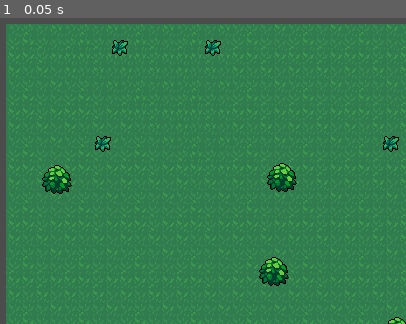
Above: before the commit, frame 1.
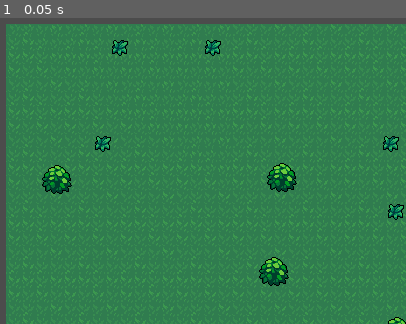
Above: after the commit, the same moment.

Repository: Rinkachirukuki/CityGame
Game: Godot game, scene res://Game/Game.tscn
Same seed, same stepped clock (60 frames per second), same inputs: the game is played once before the commit and once after it. This scene is started directly instead of the project's main scene.
Inputs:
- Up to frame 1 (0.05 s): no input

The runs differ from the first frame. In frame 1, 0.2% of the frame differs, in the area x 95-100%, y 60-67%.
Error in both runs: Invalid get index '3' (on base: 'Array'). (res://Network/network.gd:22)

Commit message:
Shuriken rework

Diff:
--- a/Lobby/Lobby.gd
+++ /dev/null
@@ -1,23 +0,0 @@
-extends Node2D
-
-func _ready():
-	get_tree().connect("network_peer_connected", self,"_player_connected")
-
-
-func _on_ButtonHost_pressed():
-	var net = NetworkedMultiplayerENet.new();
-	net.create_server(6969,2)
-	get_tree().set_network_peer(net)
-	print("hosting")
-
-
-func _on_ButtonConnect_pressed():
-	var net = NetworkedMultiplayerENet.new()
-	net.create_client("127.0.0.1",6969)
-	get_tree().set_network_peer(net)
-
-func _player_connected(id):
-	Globals.player2id = id;
-	var game = preload("res://World/World.tscn").instance()
-	get_tree().get_root().add_child(game)
-	hide()
--- a/Lobby/Lobby.tscn
+++ /dev/null
@@ -1,28 +0,0 @@
-[gd_scene load_steps=2 format=2]
-
-[ext_resource path="res://Lobby/Lobby.gd" type="Script" id=1]
-
-[node name="Lobby" type="Node2D"]
-script = ExtResource( 1 )
-
-[node name="ButtonHost" type="Button" parent="."]
-margin_left = 94.8592
-margin_top = 33.5075
-margin_right = 243.859
-margin_bottom = 53.5075
-text = "Host game"
-__meta__ = {
-"_edit_use_anchors_": false
-}
-
-[node name="ButtonConnect" type="Button" parent="."]
-margin_left = 94.3872
-margin_top = 64.6553
-margin_right = 243.387
-margin_bottom = 84.6553
-text = "Join"
-__meta__ = {
-"_edit_use_anchors_": false
-}
-[connection signal="pressed" from="ButtonHost" to="." method="_on_ButtonHost_pressed"]
-[connection signal="pressed" from="ButtonConnect" to="." method="_on_ButtonConnect_pressed"]
--- a/Network/Network_setup.gd
+++ b/Network/Network_setup.gd
@@ -39,8 +39,6 @@
 		else:
 			start_game.hide()
 
-
-
 func _player_connected(id) -> void:
 	print("Player " + str(id) + " has connected")
 
@@ -81,9 +79,6 @@
 	player_instance.username = username.text
 	current_spawn_location_instance_number += 1
 
-
-
-
 func _on_b_Start_game_pressed():
 	rpc("switch_to_game")
 
--- a/Player/Player.gd
+++ b/Player/Player.gd
@@ -13,13 +13,17 @@
 
 onready var tween = $Tween
 onready var reload_timer = $Reload_timer
+onready var rate_of_fire_timer = $Rate_of_fire_Timer
 onready var hit_timer = $Hit_timer
 onready var shoot_point = $Shoot_point
 
-
 var can_shoot = true
 var god_mode = true
+var max_ammo = 3
+var ammo = max_ammo
+
 var is_reloading = false
+var throw_delay = false
 
 var player_shuriken = load("res://Entities/Player_shuriken.tscn")
 var username_text = load("res://Player/Username/Username_text.tscn")
@@ -32,13 +36,8 @@
 puppet var puppet_velocity = Vector2()
 puppet var puppet_username = "" setget puppet_username_set
 
-var state = MOVE
-
-enum {
-	MOVE,
-	ROLL,
-	ATTACK
-}
+puppet var puppet_input_vector = Vector2.ZERO
+
 
 func _ready():
 	get_tree().connect("network_peer_connected",self,"_network_peer_connected")
@@ -62,22 +61,39 @@
 	if username_text_instance != null:
 		username_text_instance.name = "username" + name
 
-	if get_tree().has_network_peer():
-		if is_network_master():
-			match state:
-				MOVE:
-					move_state(delta)
-				ROLL:
-					pass
-				ATTACK:
-					attack_state(delta)
-			if Input.is_action_just_pressed("attack 2") and can_shoot and not is_reloading:
+	if get_tree().has_network_peer() and is_network_master():
+		move_state(delta)
+		if can_shoot and not is_reloading and not throw_delay:
+			if Input.is_action_pressed("FirstAttack"):
 				rpc("instance_shuriken", get_tree().get_network_unique_id())
+
+				ammo -= 1
+
+				throw_delay = true
+				rate_of_fire_timer.start()
+
+				if ammo <= 0:
+					is_reloading = true
+					reload_timer.start()
+			elif Input.is_action_pressed("SecondAttack"):
+				rpc("instance_some_shurikens", get_tree().get_network_unique_id())
+
+				ammo -= 3
+
 				is_reloading = true
 				reload_timer.start()
+	else:
+		if not tween.is_active():
+			move_and_slide(puppet_velocity)
+
+		if puppet_input_vector != Vector2.ZERO:
+			animationTree.set("parameters/Idle/blend_position", puppet_input_vector)
+			animationTree.set("parameters/Run/blend_position", puppet_input_vector)
+			animationTree.set("parameters/Attack/blend_position", puppet_input_vector)
+			animationState.travel("Run")
 		else:
-			if not tween.is_active():
-				move_and_slide(puppet_velocity)
+			animationState.travel("Idle")
+
 
 	if get_tree().has_network_peer():
 		if get_tree().is_network_server() and hp <= 0:
@@ -86,6 +102,7 @@
 
 			rpc("destroy")
 
+
 func _on_Network_tick_rate_timeout():
 	if get_tree().has_network_peer():
 		if is_network_master():
@@ -97,6 +114,28 @@
 	player_shuriken_instance.name = "Shuriken" + name + str(Network.networked_object_name_index)
 	player_shuriken_instance.set_network_master(id)
 	player_shuriken_instance.player_rotation = shoot_point.get_local_mouse_position().angle()
+	player_shuriken_instance.player_owner = id
+	Network.networked_object_name_index += 1
+
+sync func instance_some_shurikens(id):
+	var player_shuriken_instance = Global.instance_node_at_location(player_shuriken, Persistent_nodes,shoot_point.global_position)
+	player_shuriken_instance.name = "Shuriken" + name + str(Network.networked_object_name_index)
+	player_shuriken_instance.set_network_master(id)
+	player_shuriken_instance.player_rotation = shoot_point.get_local_mouse_position().angle() + 0.1
+	player_shuriken_instance.player_owner = id
+	Network.networked_object_name_index += 1
+
+	player_shuriken_instance = Global.instance_node_at_location(player_shuriken, Persistent_nodes,shoot_point.global_position)
+	player_shuriken_instance.name = "Shuriken" + name + str(Network.networked_object_name_index)
+	player_shuriken_instance.set_network_master(id)
+	player_shuriken_instance.player_rotation = shoot_point.get_local_mouse_position().angle()
+	player_shuriken_instance.player_owner = id
+	Network.networked_object_name_index += 1
+
+	player_shuriken_instance = Global.instance_node_at_location(player_shuriken, Persistent_nodes,shoot_point.global_position)
+	player_shuriken_instance.name = "Shuriken" + name + str(Network.networked_object_name_index)
+	player_shuriken_instance.set_network_master(id)
+	player_shuriken_instance.player_rotation = shoot_point.get_local_mouse_position().angle() - 0.1
 	player_shuriken_instance.player_owner = id
 	Network.networked_object_name_index += 1
 
@@ -129,10 +168,15 @@
 
 func move_state(delta):
 	var input_vector = Vector2.ZERO
+
 	input_vector.x = Input.get_action_strength("ui_right") - Input.get_action_strength("ui_left")
 	input_vector.y = Input.get_action_strength("ui_down") - Input.get_action_strength("ui_up")
 
 	input_vector = input_vector.normalized()
+
+	if get_tree().has_network_peer():
+		if is_network_master():
+			rset("puppet_input_vector", input_vector)
 
 	if input_vector != Vector2.ZERO:
 		animationTree.set("parameters/Idle/blend_position", input_vector)
@@ -140,6 +184,7 @@
 		animationTree.set("parameters/Attack/blend_position", input_vector)
 		animationState.travel("Run")
 
+
 		velocity = velocity.move_toward(MAX_SPEED * input_vector, ACCELERATION * delta)
 	else:
 		animationState.travel("Idle")
@@ -147,18 +192,11 @@
 
 	velocity = move_and_slide(velocity)
 
-	if Input.is_action_just_pressed("attack"):
-		state = ATTACK
-
-func attack_state(delta):
-	velocity = Vector2.ZERO
-	animationState.travel("Attack")
-
-func attack_animation_finished():
-	state = MOVE
 
 func _on_Reload_timer_timeout():
 	is_reloading = false
+	ammo = max_ammo
+
 
 func puppet_hp_set(new_value):
 	puppet_hp = new_value
@@ -231,3 +269,7 @@
 	if get_tree().has_network_peer():
 		if is_network_master():
 			Global.player_master = null
+
+
+func _on_Rate_of_fire_Timer_timeout():
+	throw_delay = false
--- a/Player/Player.tscn
+++ b/Player/Player.tscn
@@ -540,7 +540,7 @@
 
 [sub_resource type="AnimationNodeStateMachine" id=33]
 states/Attack/node = SubResource( 18 )
-states/Attack/position = Vector2( 470, 188.822 )
+states/Attack/position = Vector2( 470, 196.822 )
 states/Idle/node = SubResource( 23 )
 states/Idle/position = Vector2( 470, 102 )
 states/Run/node = SubResource( 28 )
@@ -567,7 +567,7 @@
 position = Vector2( 0, -16 )
 texture = ExtResource( 1 )
 hframes = 36
-frame = 33
+frame = 30
 
 [node name="CollisionShape2D" type="CollisionShape2D" parent="."]
 rotation = -1.5708
@@ -593,11 +593,11 @@
 parameters/playback = SubResource( 34 )
 parameters/Attack/blend_position = Vector2( 0.27, 0.037931 )
 parameters/Idle/blend_position = Vector2( -0.00309122, 0 )
-parameters/Run/blend_position = Vector2( 0, 0 )
+parameters/Run/blend_position = Vector2( -0.00297916, 0.00635839 )
 
 [node name="HitboxPivot" type="Position2D" parent="."]
 position = Vector2( 0, -15 )
-rotation = 4.71239
+rotation = 1.5708
 
 [node name="Hitbox" parent="HitboxPivot" instance=ExtResource( 3 )]
 position = Vector2( 13, 0 )
@@ -606,7 +606,6 @@
 
 [node name="CollisionShape2D" parent="HitboxPivot/Hitbox" index="0"]
 shape = SubResource( 35 )
-disabled = true
 
 [node name="Tween" type="Tween" parent="."]
 
@@ -615,8 +614,10 @@
 autostart = true
 
 [node name="Reload_timer" type="Timer" parent="."]
-wait_time = 0.3
 one_shot = true
+
+[node name="Rate_of_fire_Timer" type="Timer" parent="."]
+wait_time = 0.04
 
 [node name="Hit_timer" type="Timer" parent="."]
 wait_time = 0.1
@@ -631,6 +632,7 @@
 shape = SubResource( 36 )
 [connection signal="timeout" from="Network_tick_rate" to="." method="_on_Network_tick_rate_timeout"]
 [connection signal="timeout" from="Reload_timer" to="." method="_on_Reload_timer_timeout"]
+[connection signal="timeout" from="Rate_of_fire_Timer" to="." method="_on_Rate_of_fire_Timer_timeout"]
 [connection signal="timeout" from="Hit_timer" to="." method="_on_Hit_timer_timeout"]
 [connection signal="area_entered" from="Hitbox" to="." method="_on_Hitbox_area_entered"]
 
--- a/World/World.tscn
+++ b/World/World.tscn
@@ -511,7 +511,7 @@
 position = Vector2( 68.6904, 99.5013 )
 
 [node name="Grass2" parent="YSort/Grass" instance=ExtResource( 6 )]
-position = Vector2( 532.115, 277.376 )
+position = Vector2( 361.469, 167.845 )
 
 [node name="Grass3" parent="YSort/Grass" instance=ExtResource( 6 )]
 position = Vector2( 246.394, 350.087 )
--- a/project.godot
+++ b/project.godot
@@ -90,9 +90,14 @@
 "events": [ Object(InputEventKey,"resource_local_to_scene":false,"resource_name":"","device":0,"alt":false,"shift":false,"control":false,"meta":false,"command":false,"pressed":false,"scancode":32,"unicode":0,"echo":false,"script":null)
  ]
 }
-"attack 2"={
+FirstAttack={
 "deadzone": 0.5,
 "events": [ Object(InputEventMouseButton,"resource_local_to_scene":false,"resource_name":"","device":-1,"alt":false,"sh …(213 unchanged characters)…
+ ]
+}
+SecondAttack={
+"deadzone": 0.5,
+"events": [ Object(InputEventMouseButton,"resource_local_to_scene":false,"resource_name":"","device":-1,"alt":false,"shift":false,"control":false,"meta":false,"command":false,"button_mask":0,"position":Vector2( 0, 0 ),"global_position":Vector2( 0, 0 ),"factor":1.0,"button_index":2,"pressed":false,"doubleclick":false,"script":null)
  ]
 }
 
